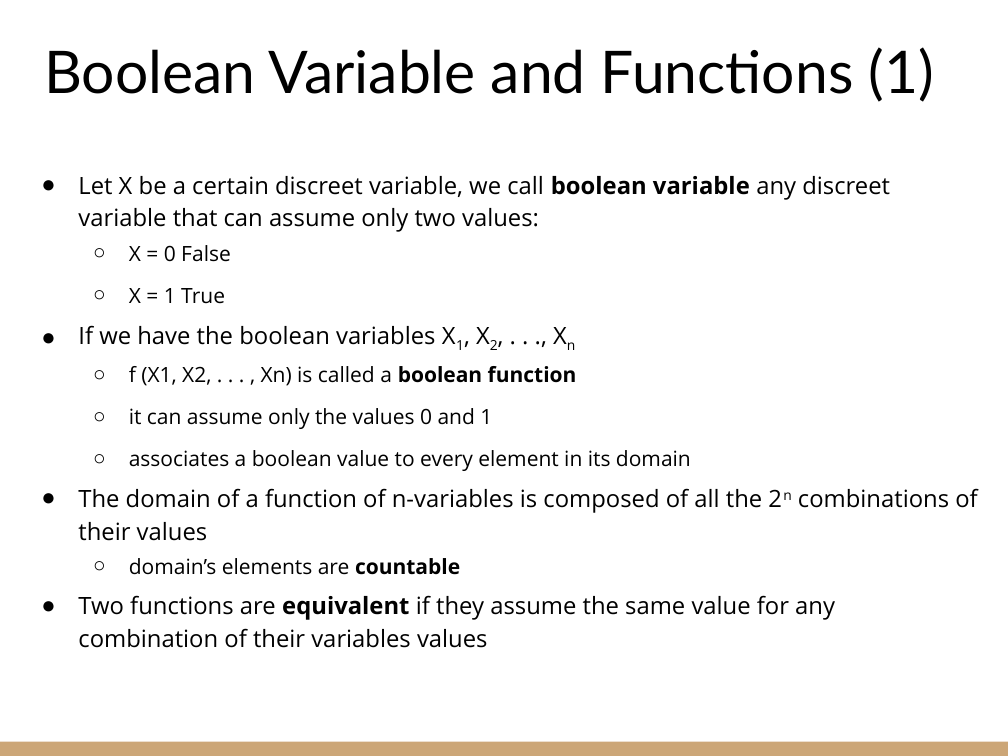
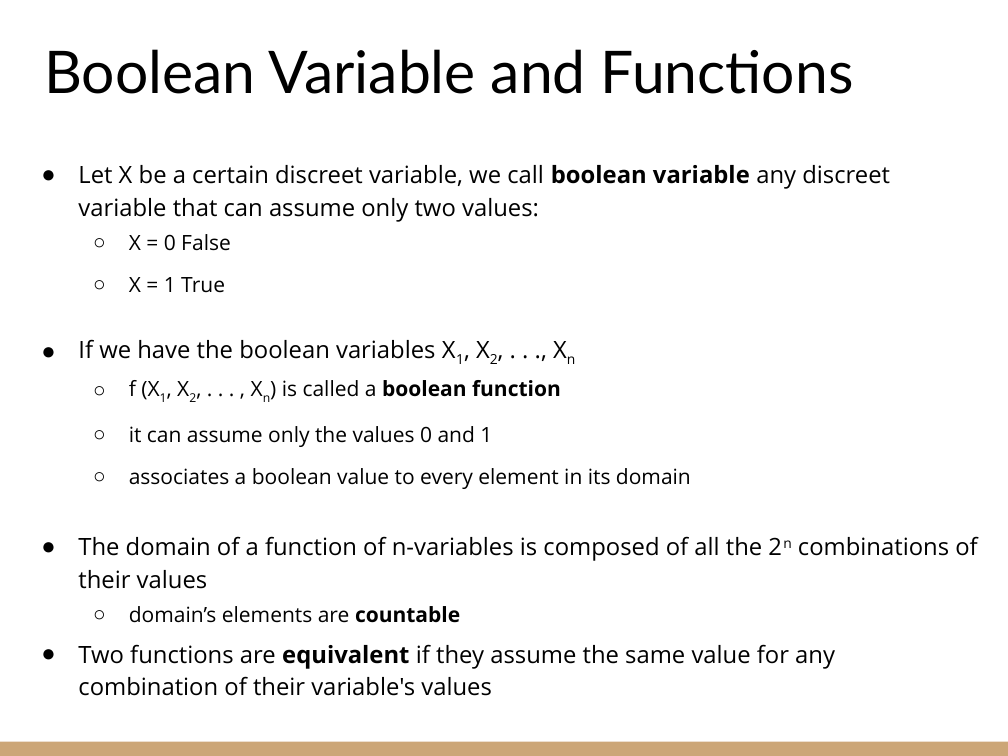
Before and after one commit to riccardoberta/esd, a slide deck: slide 3 of 05 - Boolean Algebra/slides.pptx. Drawn at 1008x756 pixels with LibreOffice and Linux fonts; fonts in the diff are those of the drawing. Boxes give left, top, right and bottom in pixels: in the first picture for what was removed or moved away, otherwise in the second. Text is boxed around its words. In the diff, an @@ line names an element or a change of style, - is before the commit and + after.

Commit message:
Boolean Algebra

```diff
--- a/05 - Boolean Algebra/slides.pptx
+++ b/05 - Boolean Algebra/slides.pptx
@@ title at bbox=[44, 49, 854, 94]: text changed @@
-Boolean Variable and Functions (1)
+Boolean Variable and Functions
@@ text "Let X be a certain ...": place and size @@
-text "Let X be a certain ..." at bbox=[78, 176, 977, 648]
+text "Let X be a certain ..." at bbox=[78, 165, 977, 696]
@@ text at bbox=[129, 380, 561, 397]: now subscript in "(X1, X2, Xn)" @@
@@ text at bbox=[78, 644, 835, 696]: text changed @@
-● Two functions are equivalent if they assume the same value for any combination of their variables values
+● Two functions are equivalent if they assume the same value for any combination of their variable's values
```
Also in this commit, not shown: 22 other slides changed, 2 slides added, 6 slides removed, 7 other files.
